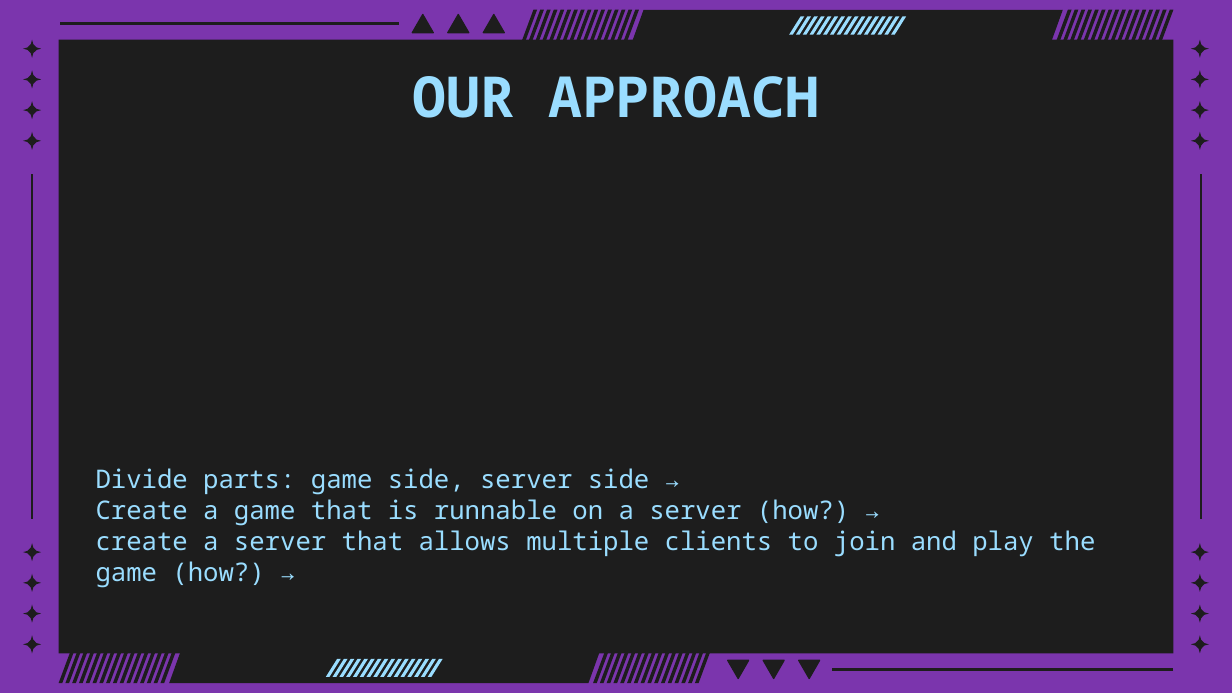
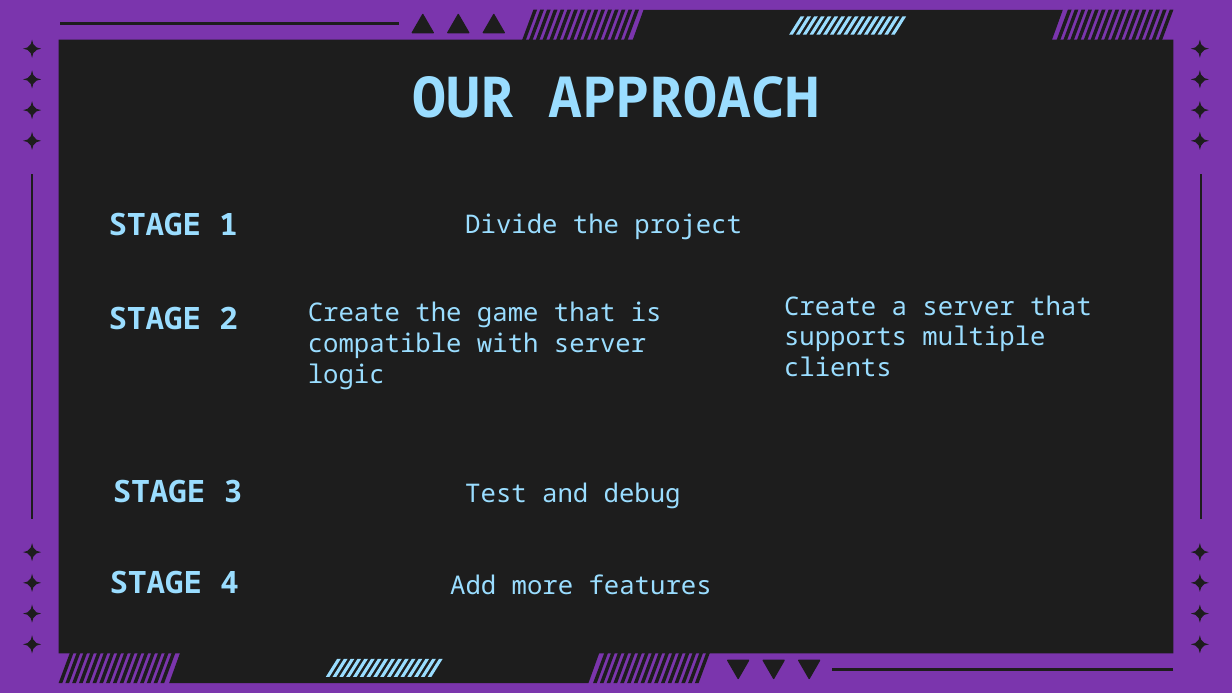
Before and after one commit to fattysun1121/data-comm-group, a slide deck: slide 4 of ppt/242 tictactoe presentation.pptx. Drawn at 1232x693 pixels with LibreOffice and Linux fonts; fonts in the diff are those of the drawing. Boxes give left, top, right and bottom in pixels: in the first picture for what was removed or moved away, otherwise in the second. Text is boxed around its words. In the diff, an @@ line names an element or a change of style, - is before the commit and + after.

```diff
--- a/ppt/242 tictactoe presentation.pptx
+++ b/ppt/242 tictactoe presentation.pptx
@@ text added at (x1=109, y1=212, x2=237, y2=236), 18 pt, text #9ADDFF, bold @@
+STAGE 1
@@ text added at (x1=465, y1=213, x2=742, y2=240), 15 pt, text #9ADDFF @@
+Divide the project
@@ text added at (x1=784, y1=295, x2=1092, y2=377), 15 pt, text #9ADDFF @@
+Create a server that supports multiple clients
@@ text added at (x1=109, y1=306, x2=237, y2=330), 18 pt, text #9ADDFF, bold @@
+STAGE 2
@@ text added at (x1=308, y1=301, x2=662, y2=390), 15 pt, text #9ADDFF @@
+Create the game that is compatible with server logic
@@ text removed at (x1=96, y1=468, x2=1095, y2=588) @@
-Divide parts: game side, server side →
-Create a game that is runnable on a server (how?) →
-create a server that allows multiple clients to join and play the game (how?) →
@@ text added at (x1=113, y1=479, x2=242, y2=503), 18 pt, text #9ADDFF, bold @@
+STAGE 3
@@ text added at (x1=465, y1=482, x2=681, y2=509), 15 pt, text #9ADDFF @@
+Test and debug
@@ text added at (x1=110, y1=570, x2=238, y2=594), 18 pt, text #9ADDFF, bold @@
+STAGE 4
@@ text added at (x1=450, y1=574, x2=712, y2=595), 15 pt, text #9ADDFF @@
+Add more features
```
Also in this commit, not shown: 4 other slides changed, 1 slide added, 1 slide removed.
